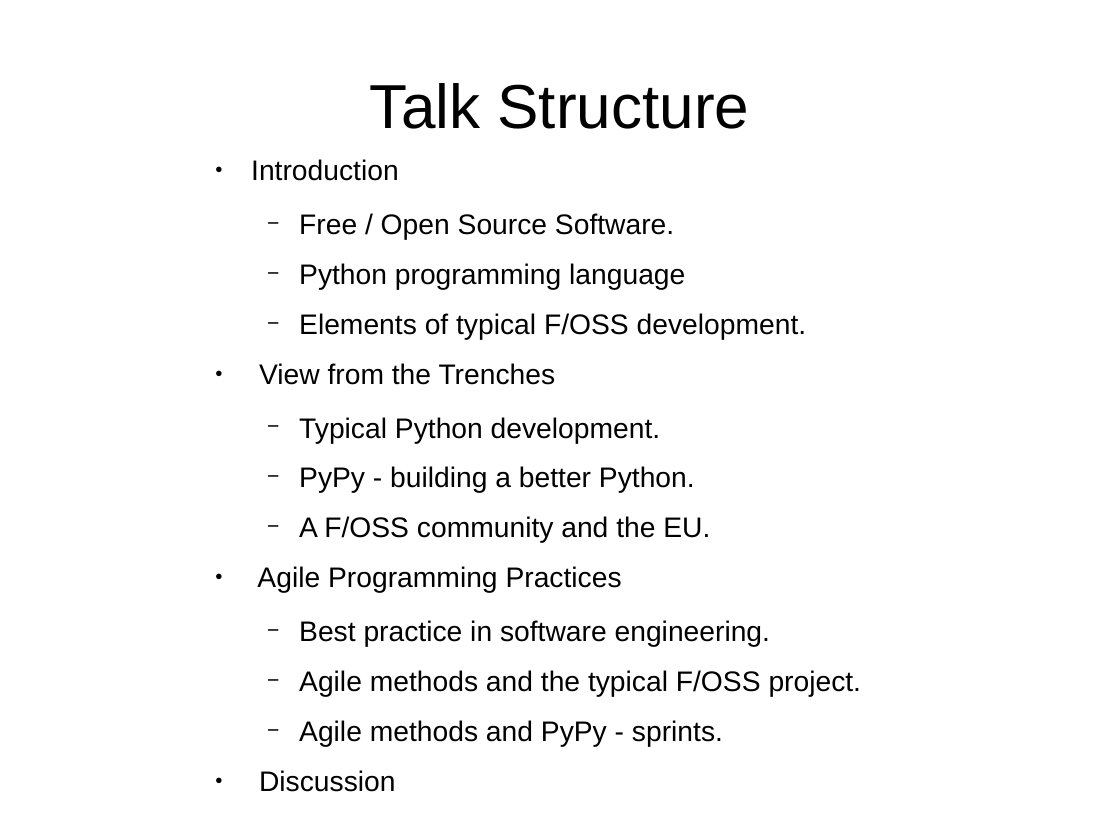
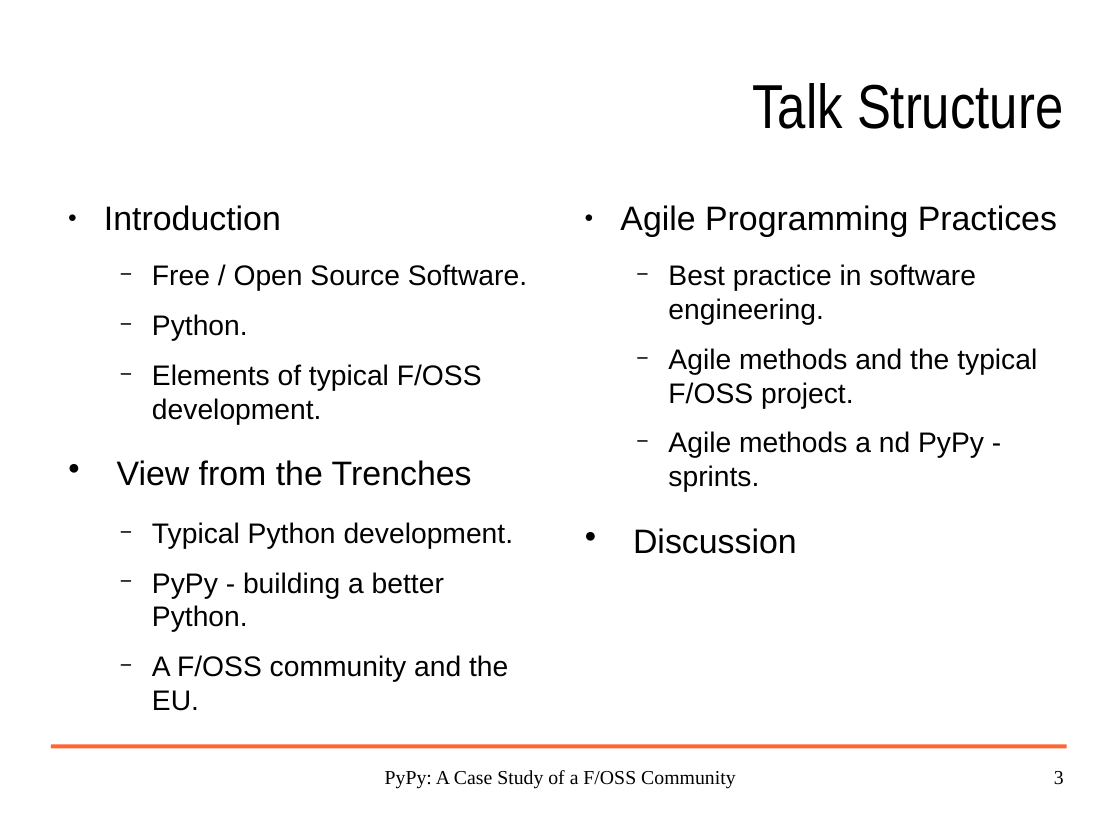
Before and after one commit to wdv4758h/pypy-extradoc, a slide deck: slide 3 of talk/pypy_euworkshop_2005-12-08/pypy-brussels-2005-12-08.odp. Drawn at 1120x840 pixels with LibreOffice and Linux fonts; fonts in the diff are those of the drawing; background and template pictures are left out. Boxes give left, top, right and bottom in pixels: in the first picture for what was removed or moved away, otherwise in the second. Text is boxed around its words. In the diff, an @@ line names an element or a change of style, - is before the commit and + after.

```diff
--- a/talk/pypy_euworkshop_2005-12-08/pypy-brussels-2005-12-08.odp
+++ b/talk/pypy_euworkshop_2005-12-08/pypy-brussels-2005-12-08.odp
@@ title "Talk Structure": place and size @@
-title "Talk Structure" at bbox=[370, 83, 750, 129]
+title "Talk Structure" at bbox=[752, 83, 1063, 129]
@@ title "Talk Structure" at bbox=[752, 83, 1063, 129]: font Arial to Arial Narrow; alignment centre to right @@
@@ text "Introduction": place and size @@
-text "Introduction" at bbox=[251, 159, 862, 747]
+text "Introduction" at bbox=[104, 205, 527, 711]
@@ text at bbox=[104, 205, 472, 486]: size 20 to 24 pt in "Introduction", "View from the Trenches" @@
@@ text added at bbox=[620, 205, 1057, 554], 20 pt, text #000000 @@
+● Agile Programming Practices
+  − Best practice in software engineering.
+  − Agile methods and the typical F/OSS project.
+  − Agile methods a nd PyPy - sprints.
+● Discussion
@@ text at bbox=[152, 314, 248, 341]: text changed @@
-  − Python programming language
+  − Python.
@@ text at bbox=[257, 566, 862, 747]: paragraphs removed @@
-● Agile Programming Practices
-  − Best practice in software engineering.
-  − Agile methods and the typical F/OSS project.
-  − Agile methods and PyPy - sprints.
-● Discussion
@@ line added from (51, 747) to (1067, 747), #FF6633 2.89 pt @@
@@ text added at bbox=[385, 770, 736, 789], 14 pt, text #000000 @@
+PyPy: A Case Study of a F/OSS Community
@@ page number added at bbox=[1054, 771, 1064, 785], 14 pt, text #000000 @@
+3
```
Also in this commit, not shown: 23 other slides changed, 11 slides added, 4 slides removed, 1 other file.
